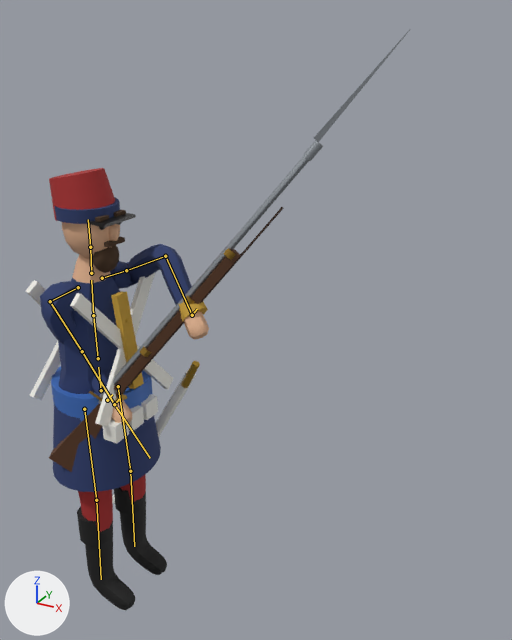
Before and after pictures for a commit that changed the glTF model models/era2/yevropa2_sarboz.glb.
One viewpoint serves both versions: a camera (50 mm lens) standing at (1.7, -1.84, 2.33) and looking at (0.55, 0.25, 1.28). The axes (+X, +Y, +Z) are drawn at lower left. The lights are the same throughout. The picture after the commit comes second. Both versions are drawn at frame 1 of the action 'Cheer'; the numbers are the values there. The bones that change, and the others that lie on the model, are drawn over the model as lines.

Objects in the first picture: 'Body', 'Rifle'.
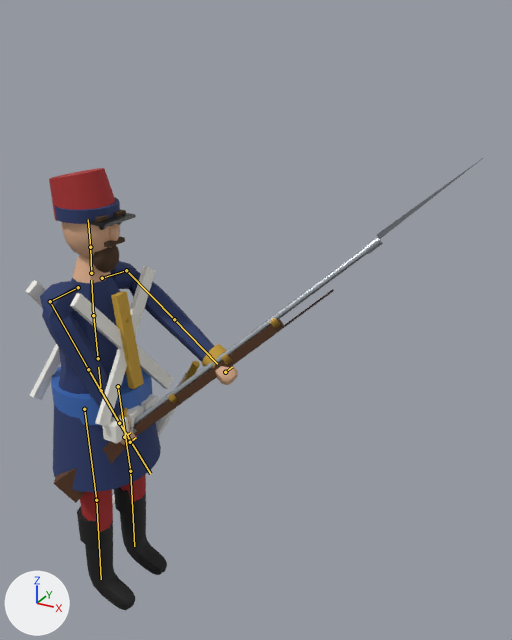
Location of each change, [x1, y1, x2, y2] in pixels of the pictures (512 x 640 px):
'Body', posed (16% wider): before [26, 168, 209, 610]; after [26, 168, 238, 610]
'Rifle', posed (19% wider, 22% shorter): before [49, 30, 410, 472]; after [54, 158, 483, 503]
bone 'UpperArm.L', root to tip: before (126, 270) to (165, 256); after (126, 270) to (174, 319)
bone 'ForeArm.L', root to tip: before (165, 256) to (192, 315); after (174, 319) to (217, 364)
bone 'UpperArm.R', root to tip: before (50, 301) to (82, 351); after (50, 301) to (88, 369)
bone 'ForeArm.R', root to tip: before (82, 351) to (114, 404); after (88, 369) to (119, 423)
bone 'Rifle', root to tip: before (107, 400) to (112, 394); after (124, 437) to (130, 432)

What the commit changed:
Bone 'UpperArm.L' (bone_upperarm_l) turns from (21, 112, -97) to (14, 124, -50) degrees about its own x, y and z.
Bone 'ForeArm.L' (bone_forearm_l) turns from (-41, -16, -40) to (5, 0, 5) degrees about its own x, y and z.
Bone 'UpperArm.R' (bone_upperarm_r) turns from (40, 26, 25) to (26, 41, -3) degrees about its own x, y and z.
Bone 'ForeArm.R' (bone_forearm_r) turns from (9, 5, -58) to (-6, 3, 4) degrees about its own x, y and z.
Bone 'Rifle' (bone_rifle) moves from (-0.03, -0.12, -0.34) to (-0.06, -0.08, -0.5).
Bone 'Rifle' (bone_rifle) turns from (50, 0, 35) to (38, 0, 38) degrees about its own x, y and z.
